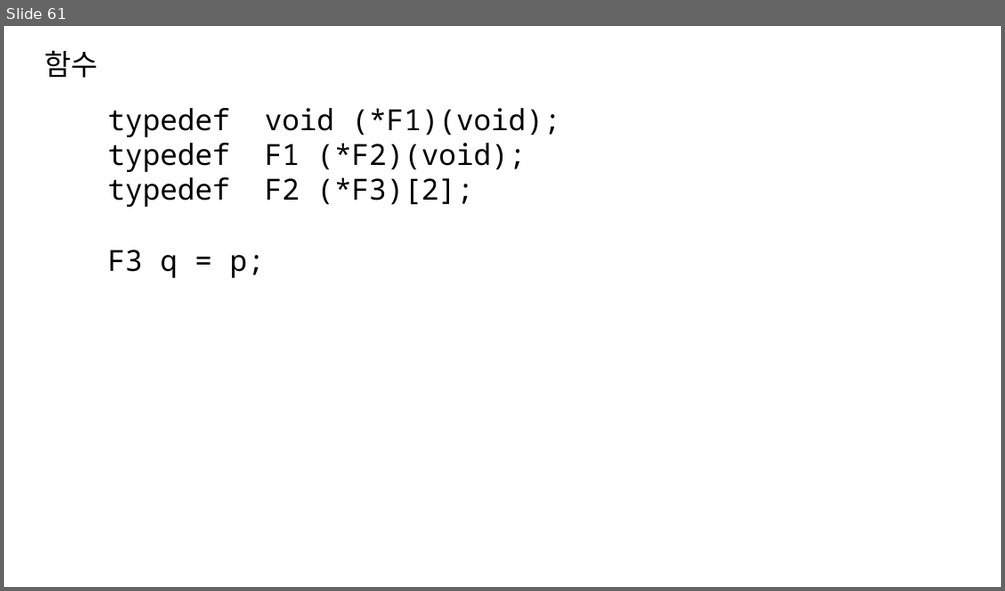
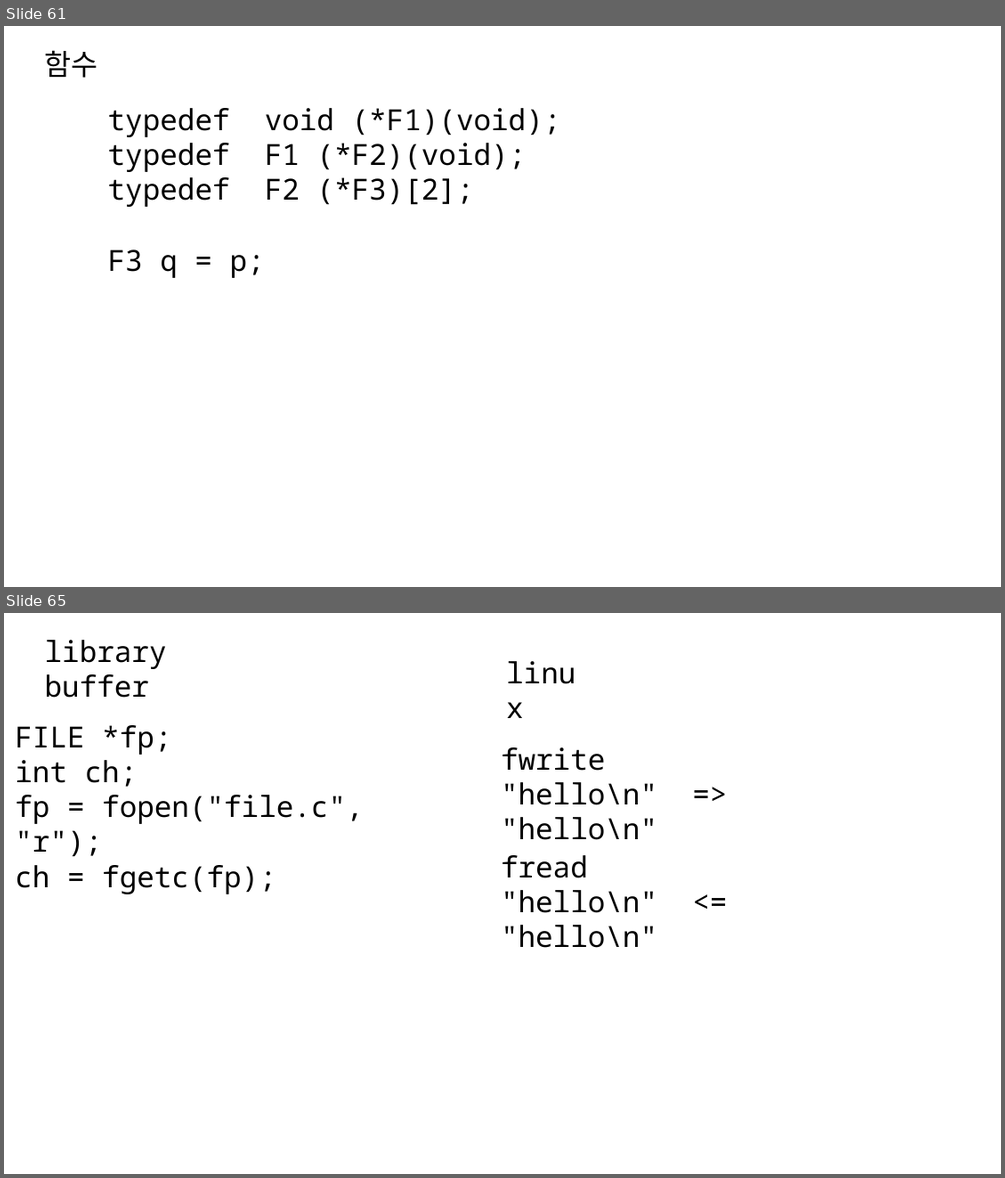
Before and after one commit to imguru-mooc/linux, a slide deck: 수업판서.pptx. Shown one above the other, each under a label of ours: slide 61 before the commit, slides 61 and 65 after it; the slides between them are not shown. The pictures are 1005x591 and 1005x1178 pixels, drawn with LibreOffice and Linux fonts; fonts in the diff are those of the drawing. Boxes give left, top, right and bottom in pixels: in the first picture for what was removed or moved away, otherwise in the second. Text is boxed around its words. In the diff, an @@ line names an element or a change of style, - is before the commit and + after.

```diff
--- a/수업판서.pptx
+++ b/수업판서.pptx
@@ slide 65 added at (x1=4, y1=613, x2=1001, y2=1174), background #FFFFFF @@
@@ text added at (x1=45, y1=640, x2=167, y2=698), 28 pt, text #000000 @@
+library buffer
@@ text added at (x1=499, y1=651, x2=595, y2=694), 28 pt, text #000000 @@
+linux
@@ text added at (x1=15, y1=725, x2=364, y2=894), 28 pt, text #000000 @@
+FILE *fp;
+int ch;
+fp = fopen("file.c", "r");
+ch = fgetc(fp);
@@ text added at (x1=501, y1=747, x2=657, y2=840), 28 pt, text #000000 @@
+fwrite
+"hello\n" => "hello\n"
@@ text added at (x1=501, y1=855, x2=657, y2=948), 28 pt, text #000000 @@
+fread
+"hello\n" <= "hello\n"
```
Also in this commit, not shown: 5 other slides added, 8 other files.
